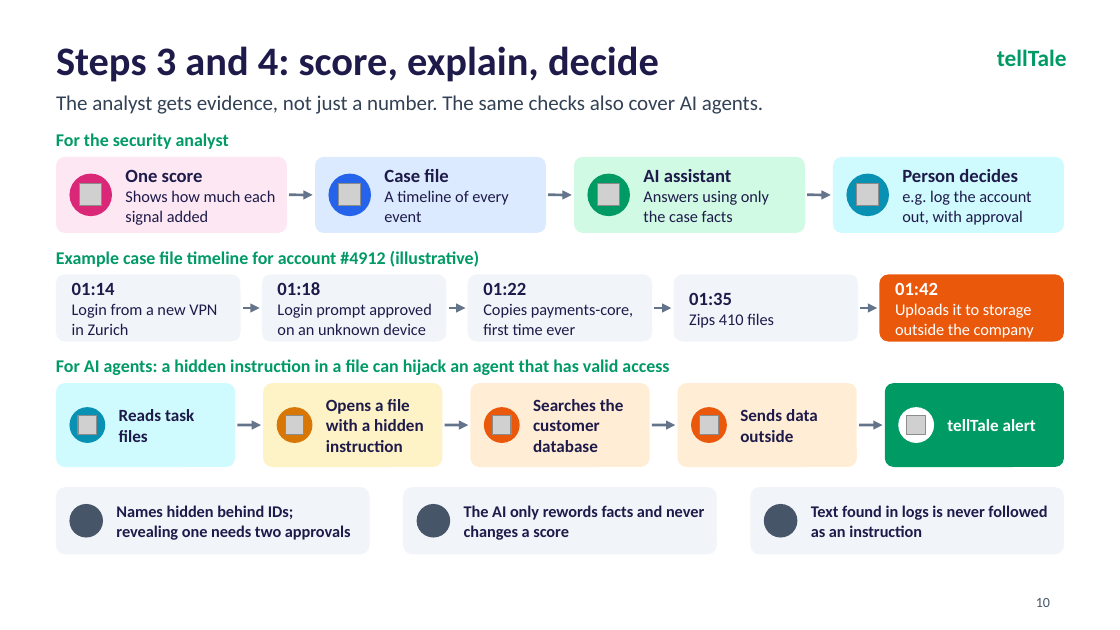
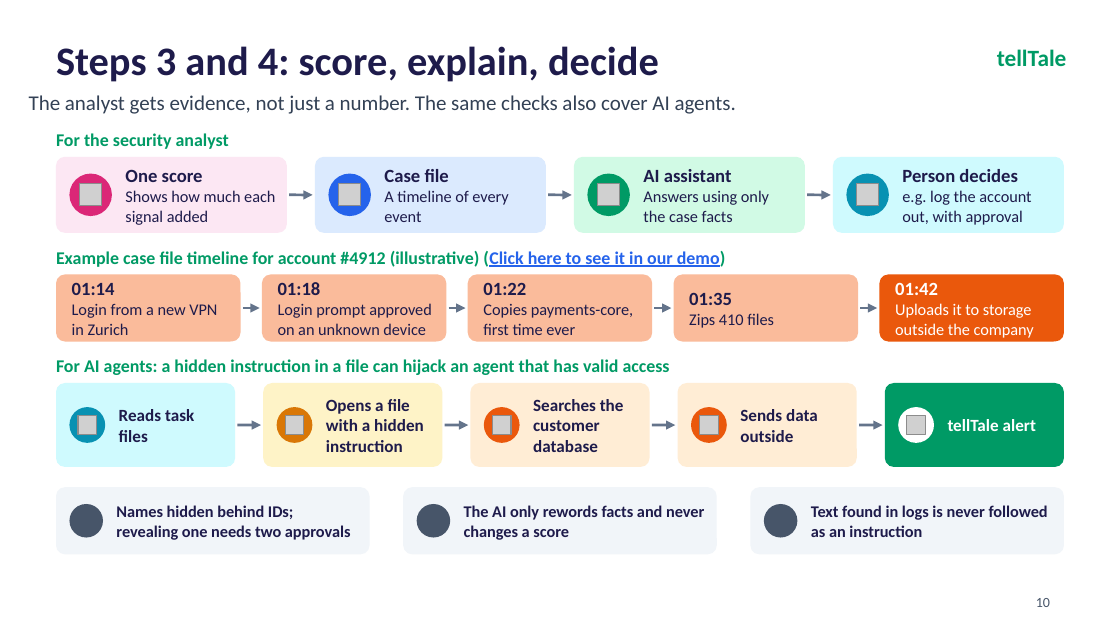
Before and after one commit to aaravgupta0202/telltale, a slide deck: slide 10 of tellTale_CyberForge_Deck.pptx. Drawn at 1120x630 pixels with LibreOffice and Linux fonts; fonts in the diff are those of the drawing; grey boxes stand for pictures; background and template pictures are left out. Boxes give left, top, right and bottom in pixels: in the first picture for what was removed or moved away, otherwise in the second. Text is boxed around its words. In the diff, an @@ line names an element or a change of style, - is before the commit and + after.

```diff
--- a/tellTale_CyberForge_Deck.pptx
+++ b/tellTale_CyberForge_Deck.pptx
@@ text "The analyst gets evidence, not ..." moved from (x1=56, y1=95, x2=763, y2=114) to (x1=29, y1=95, x2=736, y2=114) @@
@@ text "The analyst gets evidence, not ..." at (x1=29, y1=95, x2=736, y2=114): indent changed @@
@@ text at (x1=56, y1=251, x2=726, y2=267): text changed @@
-Example case file timeline for account #4912 (illustrative)
+Example case file timeline for account #4912 (illustrative) (Click here to see it in our demo)
@@ fill #F1F5F9 to #FABB9B in 4 elements at (x1=56, y1=274, x2=241, y2=342), (x1=262, y1=274, x2=447, y2=342), (x1=468, y1=274, x2=653, y2=342), (x1=673, y1=274, x2=858, y2=342) @@
@@ arrow (243, 308) - (260, 308): stroke #64748B 1.75 pt to #64748B 1.76 pt @@
@@ arrow (449, 308) - (466, 308): stroke #64748B 1.75 pt to #64748B 1.76 pt @@
@@ arrow (654, 308) - (671, 308): stroke #64748B 1.75 pt to #64748B 1.76 pt @@
@@ arrow (860, 308) - (877, 308): stroke #64748B 1.75 pt to #64748B 1.76 pt @@
```
Also in this commit, not shown: 16 other slides changed, 1 other file.
